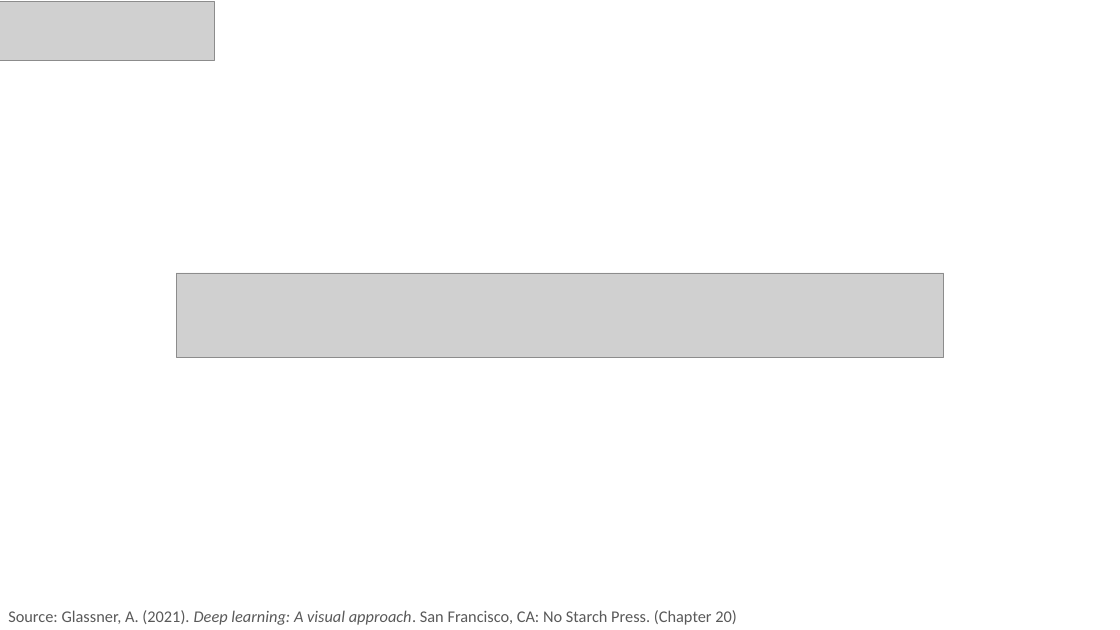
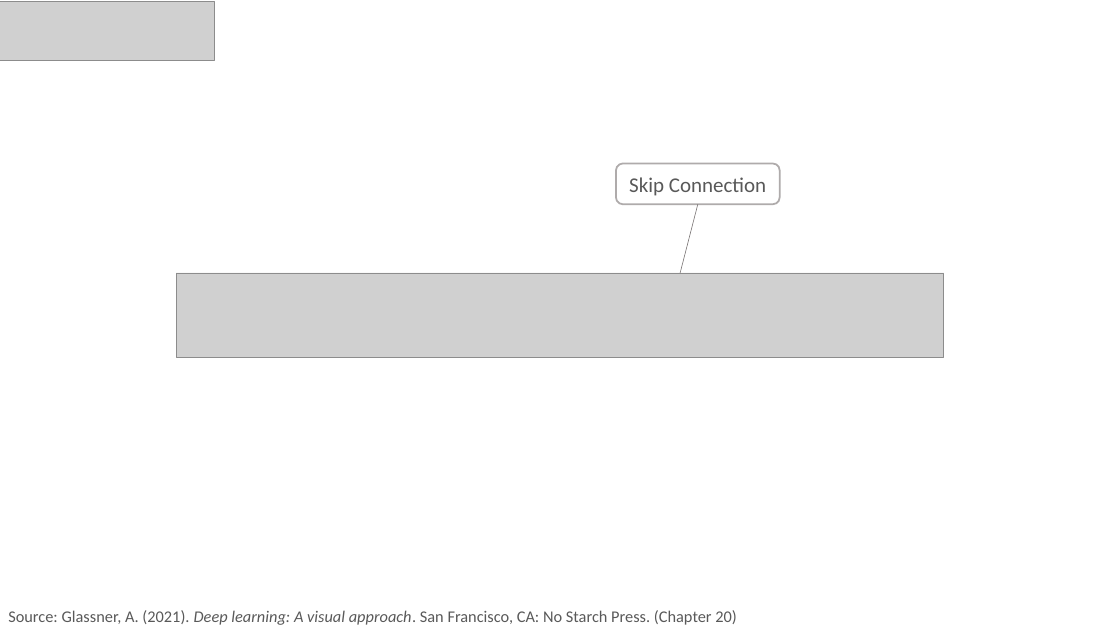
Before and after one commit to PracticumAI/transformers, a slide deck: slide 16 of presentations/01_transformers_intro.pptx (slide 12 before the commit). Drawn at 1120x630 pixels with LibreOffice and Linux fonts; fonts in the diff are those of the drawing; grey boxes stand for pictures. Boxes give left, top, right and bottom in pixels: in the first picture for what was removed or moved away, otherwise in the second. Text is boxed around its words. In the diff, an @@ line names an element or a change of style, - is before the commit and + after.

```diff
--- a/presentations/01_transformers_intro.pptx
+++ b/presentations/01_transformers_intro.pptx
@@ rounded rectangle added at [616, 164, 780, 204], outline #AFABAB 1.5 pt, 18 pt, text #595959 @@
+Skip Connection
@@ line added from (681, 273) to (698, 204), #767171 0.5 pt @@
```
Also in this commit, not shown: 3 other slides changed, 7 slides added, 2 slides removed, 1 other file.
